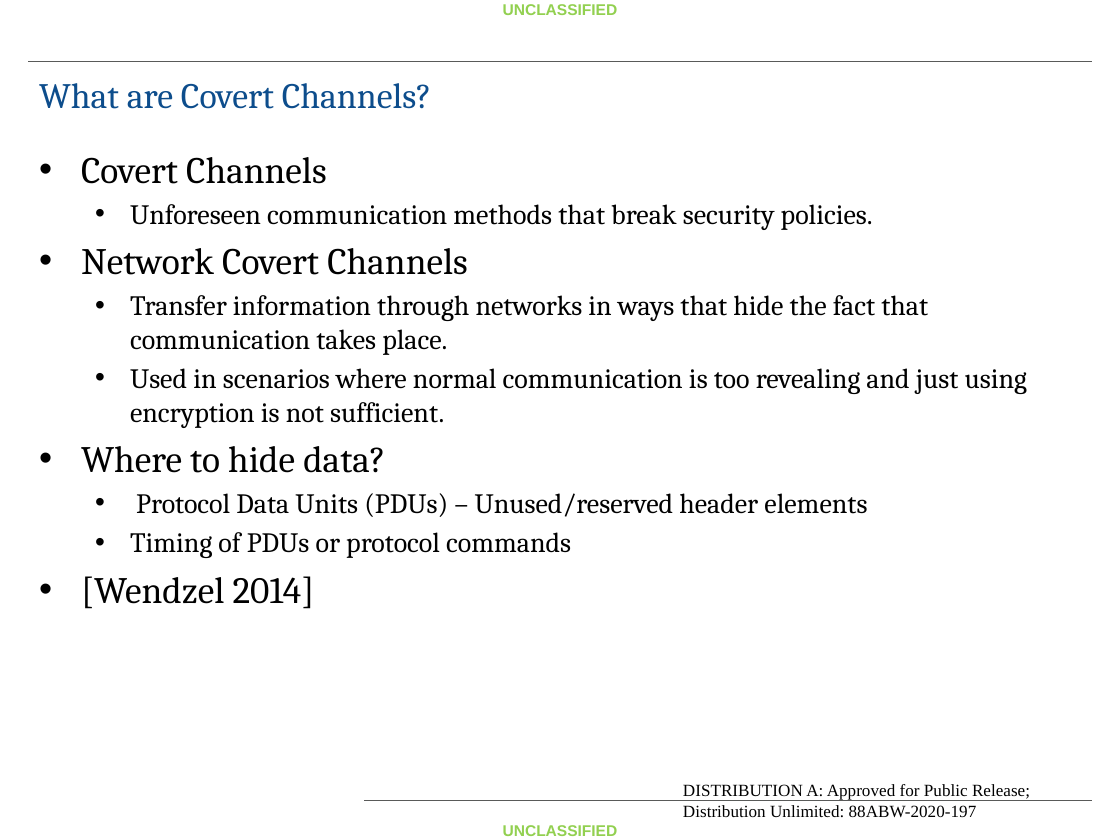
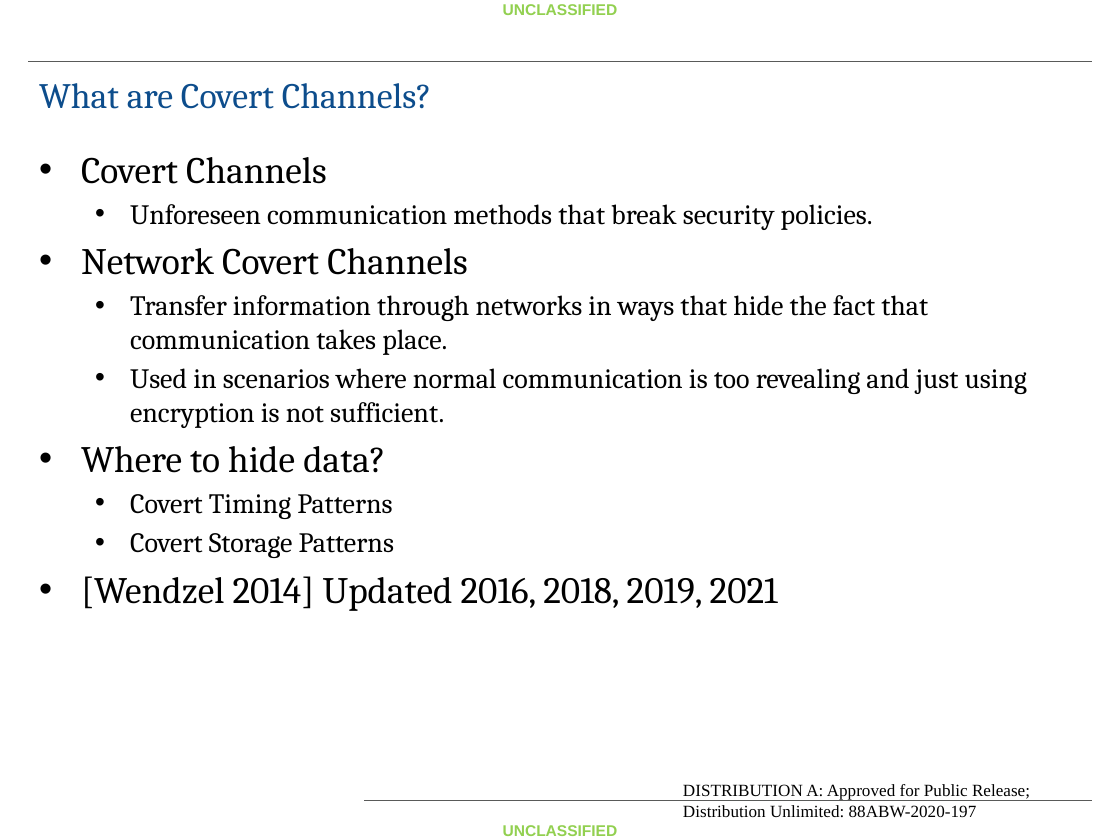
Before and after one commit to fitzgeralddaniel/CovertChannelClass, a slide deck: slide 7 of Handout/Covert Channel Lecture Day 1.pptx. Drawn at 1120x840 pixels with LibreOffice and Linux fonts; fonts in the diff are those of the drawing; background and template pictures are left out. Boxes give left, top, right and bottom in pixels: in the first picture for what was removed or moved away, otherwise in the second. Text is boxed around its words. In the diff, an @@ line names an element or a change of style, - is before the commit and + after.

```diff
--- a/Handout/Covert Channel Lecture Day 1.pptx
+++ b/Handout/Covert Channel Lecture Day 1.pptx
@@ text at (81, 494, 778, 611): text changed @@
-  • Protocol Data Units (PDUs) – Unused/reserved header elements
-  • Timing of PDUs or protocol commands
-• [Wendzel 2014]
+  • Covert Timing Patterns
+  • Covert Storage Patterns
+• [Wendzel 2014] Updated 2016, 2018, 2019, 2021
```
Also in this commit, not shown: 7 other slides changed, 13 other files.
